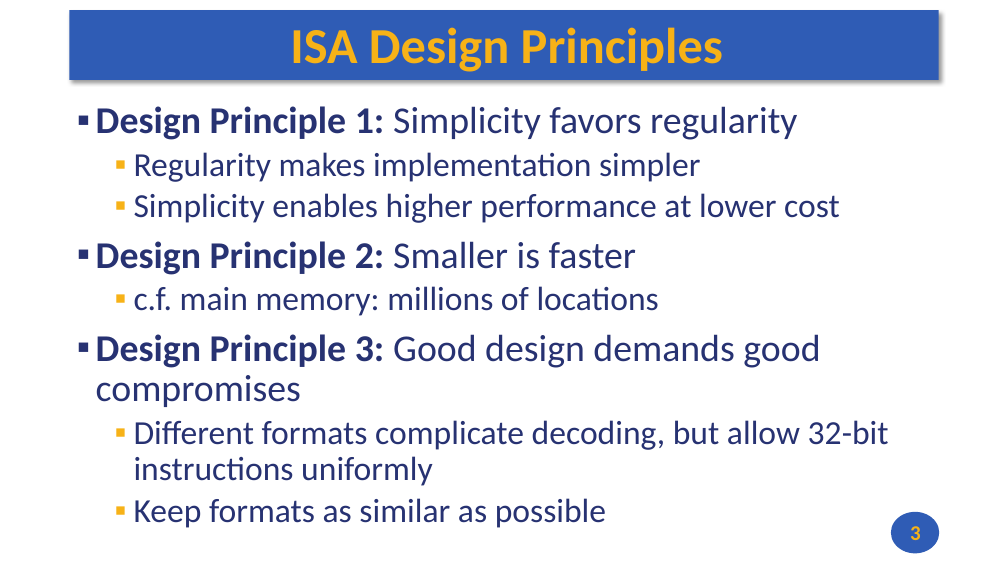
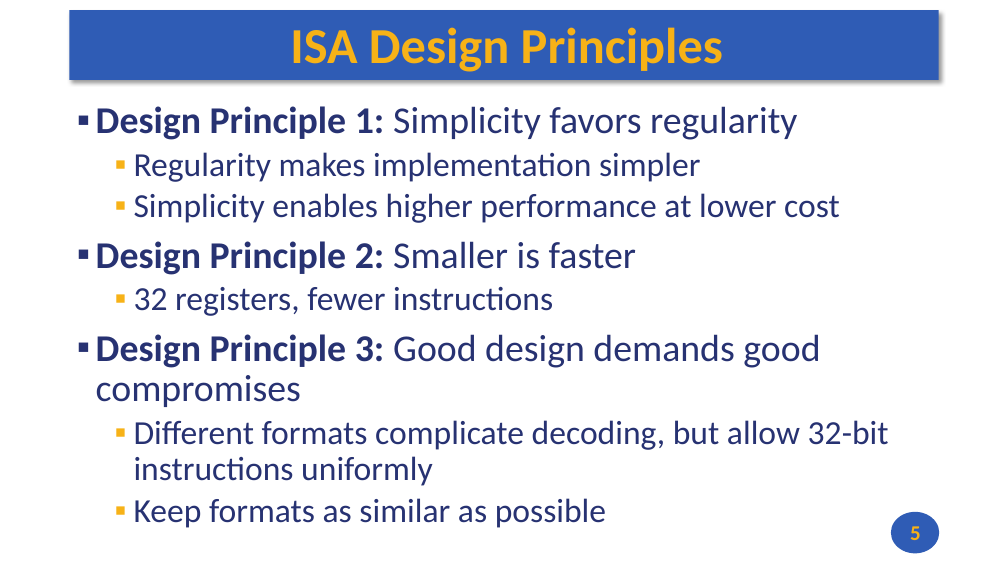
Before and after one commit to andrewt0301/hse-acos-course, a slide deck: slide 5 of docs/part1ca/04_Instructions/CA_Lecture_04.pptx (slide 3 before the commit). Drawn at 1008x567 pixels with LibreOffice and Linux fonts; fonts in the diff are those of the drawing. Boxes give left, top, right and bottom in pixels: in the first picture for what was removed or moved away, otherwise in the second. Text is boxed around its words. In the diff, an @@ line names an element or a change of style, - is before the commit and + after.

```diff
--- a/docs/part1ca/04_Instructions/CA_Lecture_04.pptx
+++ b/docs/part1ca/04_Instructions/CA_Lecture_04.pptx
@@ text at <box>134,287,553,316</box>: text changed @@
-  ▪ c.f. main memory: millions of locations
+  ▪ 32 registers, fewer instructions
@@ page number at <box>910,526,921,540</box>: text changed @@
-3
+5
```
Also in this commit, not shown: 2 other slides changed, 2 slides added, 2 other files.
